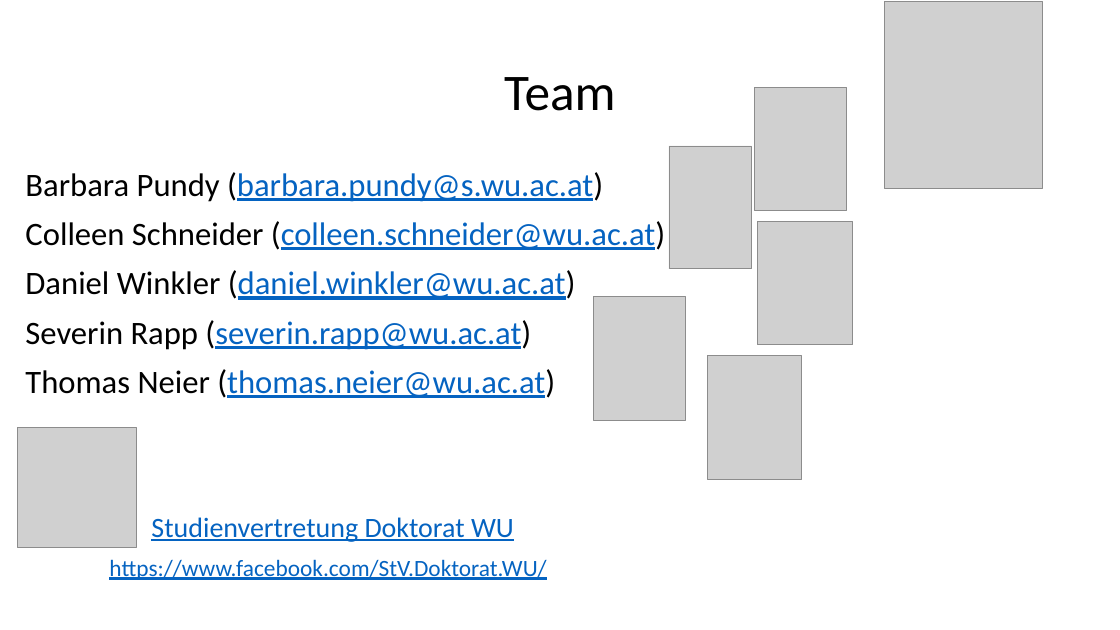
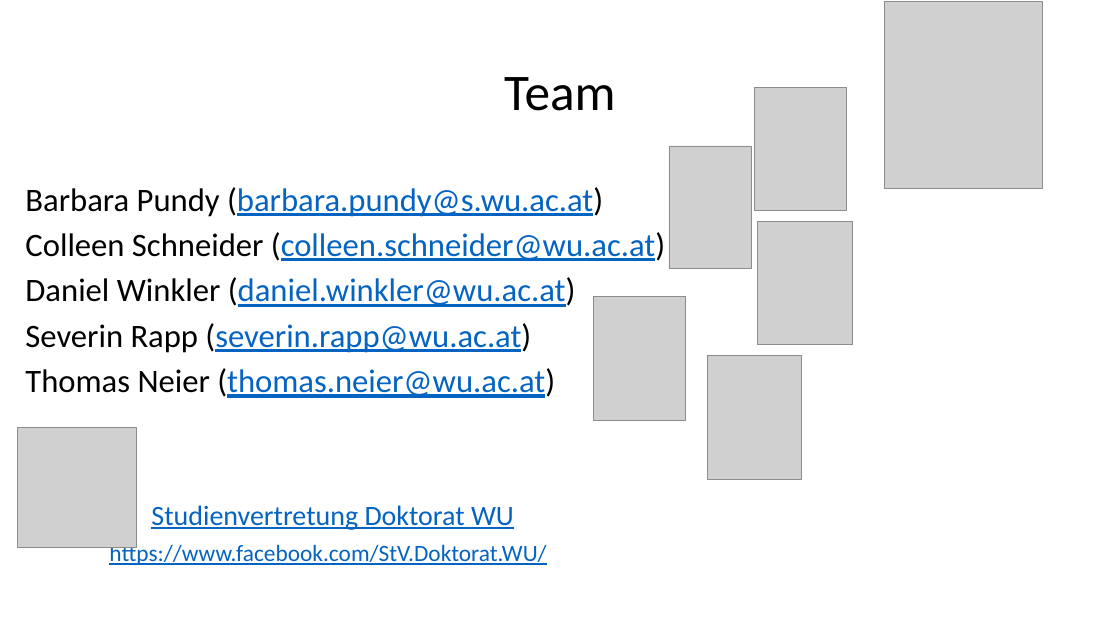
Before and after one commit to danielw2904/phd-pres, a slide deck: slide 2 of Presentation DrInfoAbend - english.pptx. Drawn at 1120x630 pixels with LibreOffice and Linux fonts; fonts in the diff are those of the drawing; grey boxes stand for pictures. Boxes give left, top, right and bottom in pixels: in the first picture for what was removed or moved away, otherwise in the second. Text is boxed around its words. In the diff, an @@ line names an element or a change of style, - is before the commit and + after.

```diff
--- a/Presentation DrInfoAbend - english.pptx
+++ b/Presentation DrInfoAbend - english.pptx
@@ text "Barbara Pundy (barbara.pundy@s.wu.ac.at)" at (25,187,665,565): line spacing 0.9 to 0.8 @@
```
Also in this commit, not shown: 2 other slides changed.
